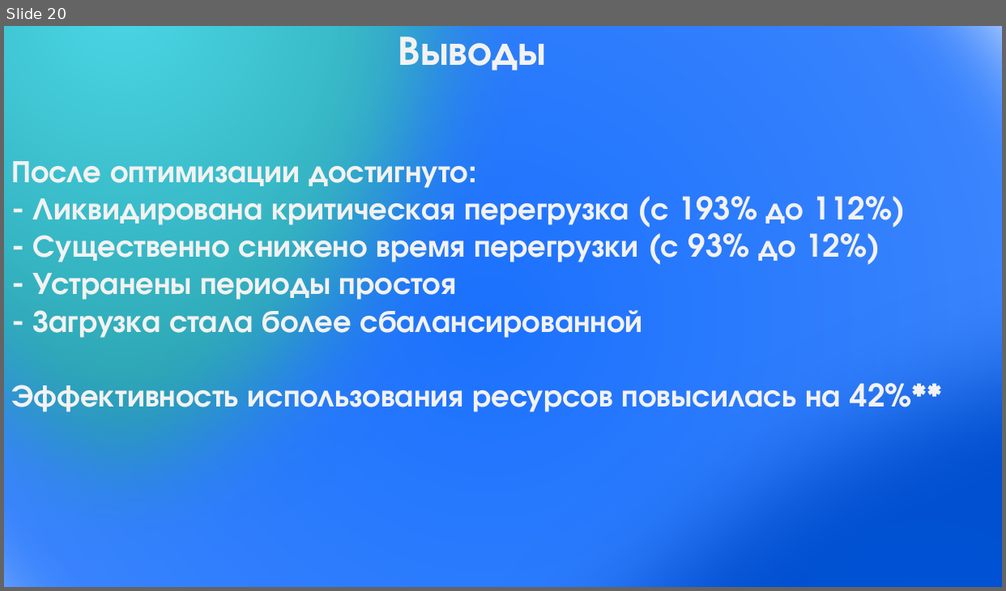
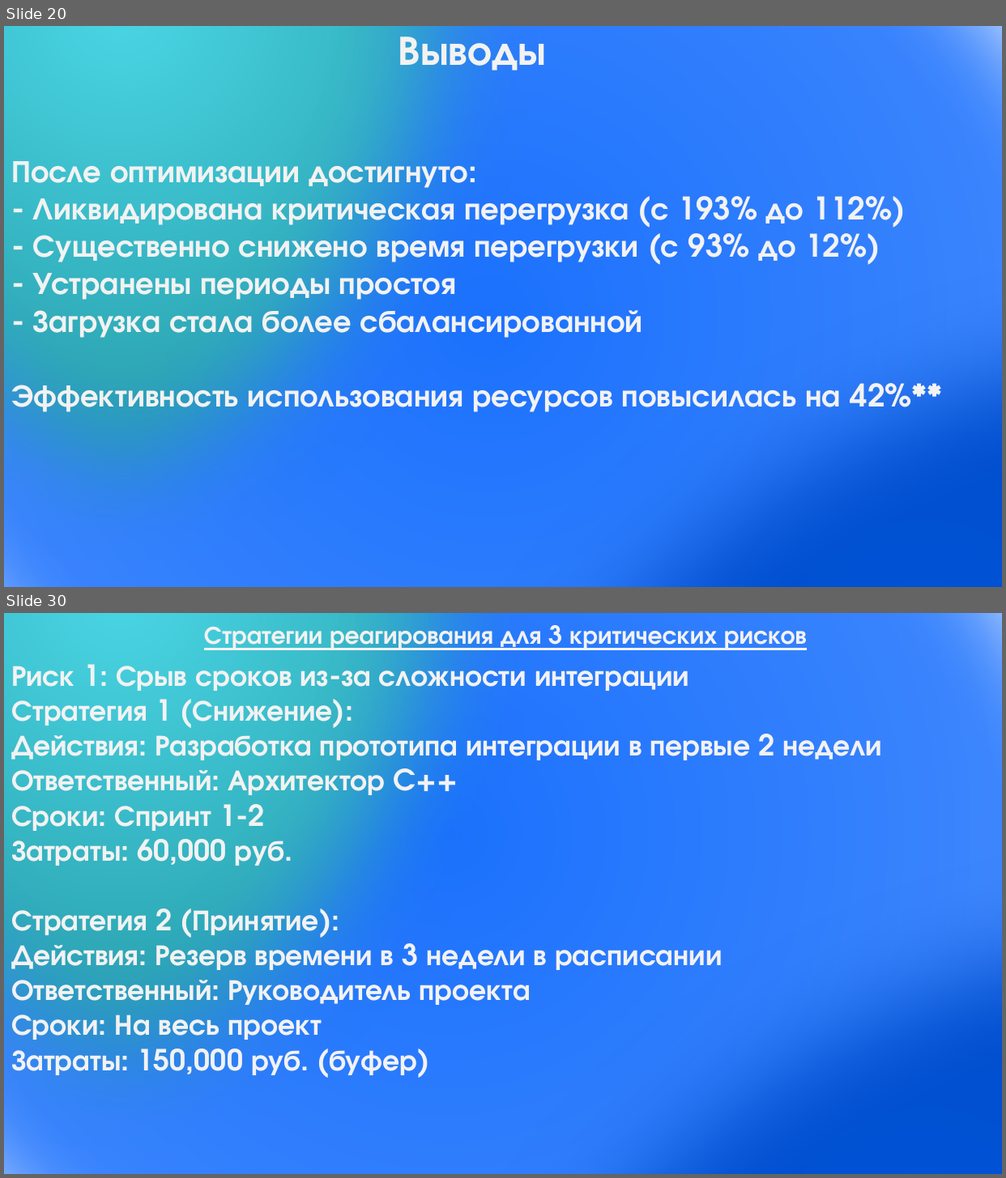
Before and after one commit to HozainFermi/upp, a slide deck: Презентация1.pptx. Shown one above the other, each under a label of ours: slide 20 before the commit, slides 20 and 30 after it; the slides between them are not shown. The pictures are 1006x591 and 1006x1178 pixels, drawn with LibreOffice and Linux fonts; fonts in the diff are those of the drawing. Boxes give left, top, right and bottom in pixels: in the first picture for what was removed or moved away, otherwise in the second. Text is boxed around its words. In the diff, an @@ line names an element or a change of style, - is before the commit and + after.

```diff
--- a/Презентация1.pptx
+++ b/Презентация1.pptx
@@ slide 30 added at (4,613,1002,1174), background #FFFFFF @@
@@ ellipse added at (4,613,1002,1174), fill gradient #002D76 to #1B71FD to #72A7FE, outline #43739E 1 pt @@
@@ ellipse added at (4,613,550,1174), fill gradient #4AD6E5 to #137C87, outline #43739E 1 pt @@
@@ text added at (204,620,807,650), 24 pt, text #F2F2F2, bold, underline @@
+Стратегии реагирования для 3 критических рисков
@@ ellipse added at (245,657,1002,1174), fill gradient #156EFF to #0153D9 to #0046B8, outline #43739E 1 pt @@
@@ text added at (11,664,881,1076), 28 pt, text #F2F2F2, bold @@
+Риск 1: Срыв сроков из-за сложности интеграции
+Стратегия 1 (Снижение):
+Действия: Разработка прототипа интеграции в первые 2 недели
+Ответственный: Архитектор C++
+Сроки: Спринт 1-2
+Затраты: 60,000 руб.
+Стратегия 2 (Принятие):
+Действия: Резерв времени в 3 недели в расписании
+Ответственный: Руководитель проекта
+Сроки: На весь проект
+Затраты: 150,000 руб. (буфер)
```
Also in this commit, not shown: 13 other slides added, 2 other files.
